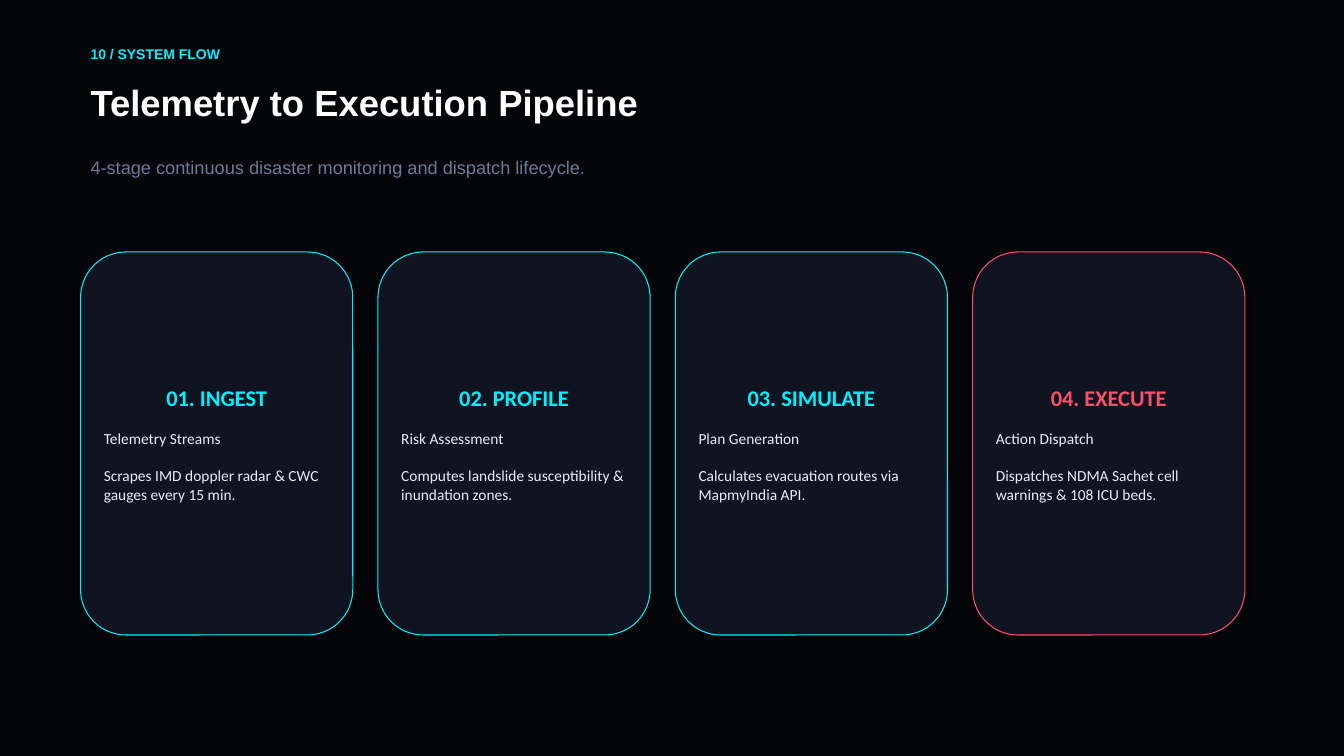
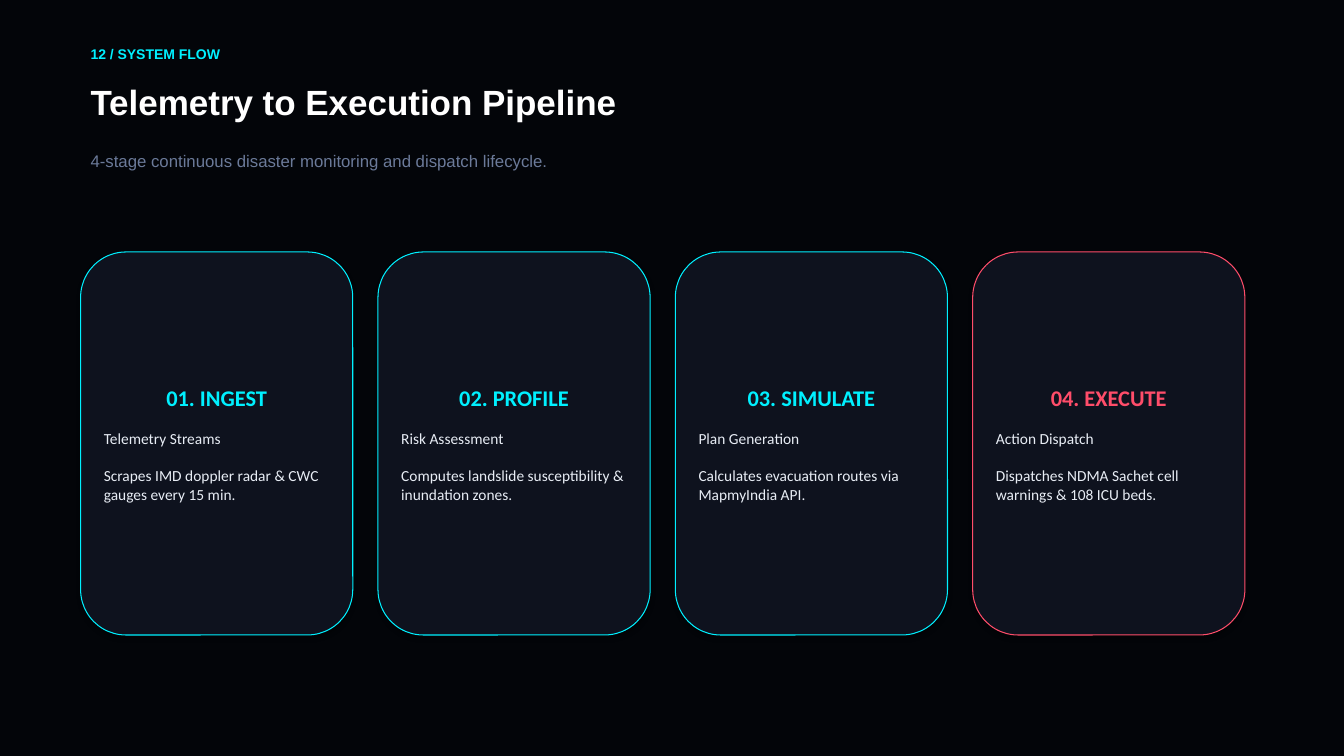
Before and after one commit to aksharsakhi/XNexus-CrisisOS, a slide deck: slide 12 of XNexus_CrisisOS_Presentation.pptx (slide 10 before the commit). Drawn at 1344x756 pixels with LibreOffice and Linux fonts; fonts in the diff are those of the drawing. Boxes give left, top, right and bottom in pixels: in the first picture for what was removed or moved away, otherwise in the second. Text is boxed around its words. In the diff, an @@ line names an element or a change of style, - is before the commit and + after.

Commit message:
Expand PowerPoint deck to Master 15-Slide presentation: added empirical metrics, mathematical formulas, FastMCP server code, LangGraph state engine code, PostGIS spatial queries, NDMA CAP XML, and historical disaster case studies

```diff
--- a/XNexus_CrisisOS_Presentation.pptx
+++ b/XNexus_CrisisOS_Presentation.pptx
@@ text at [91, 49, 220, 59]: text changed @@
-10 / SYSTEM FLOW
+12 / SYSTEM FLOW
@@ text "Telemetry to Execution Pipeline" at [91, 89, 616, 122]: size 26 to 25 pt @@
@@ text "4-stage continuous disaster monitoring and ..." at [91, 155, 547, 171]: size 13 to 12 pt @@
```
Also in this commit, not shown: 8 other slides changed, 6 slides added, 3 slides removed, 2 other files.
